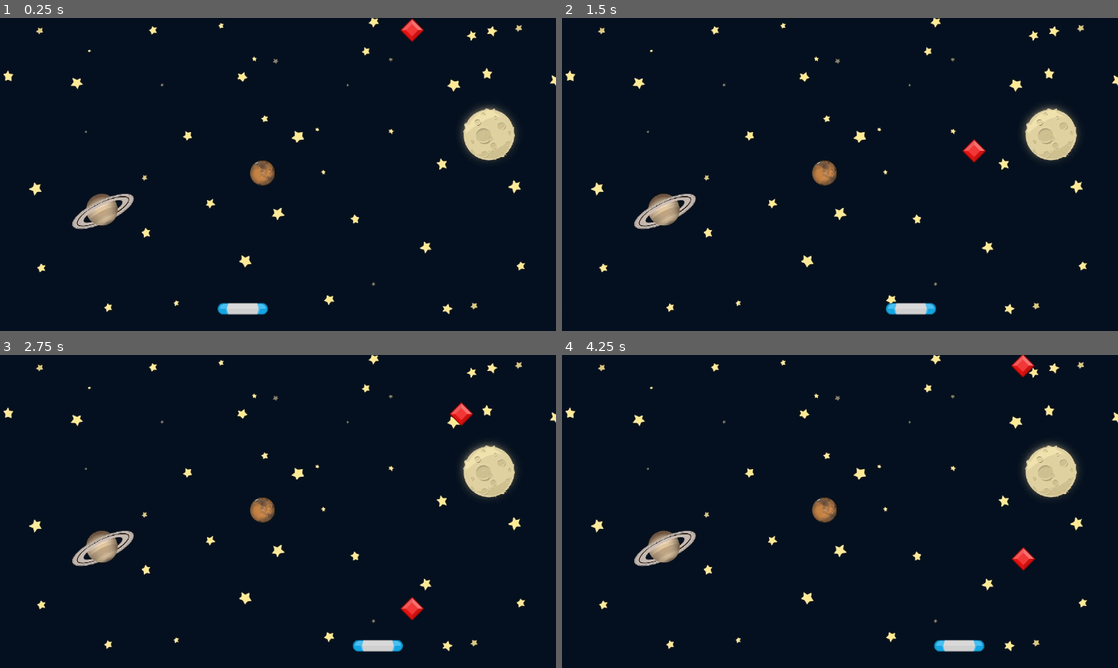
Above: before the commit, frames 1-4 (two rows, left to right).
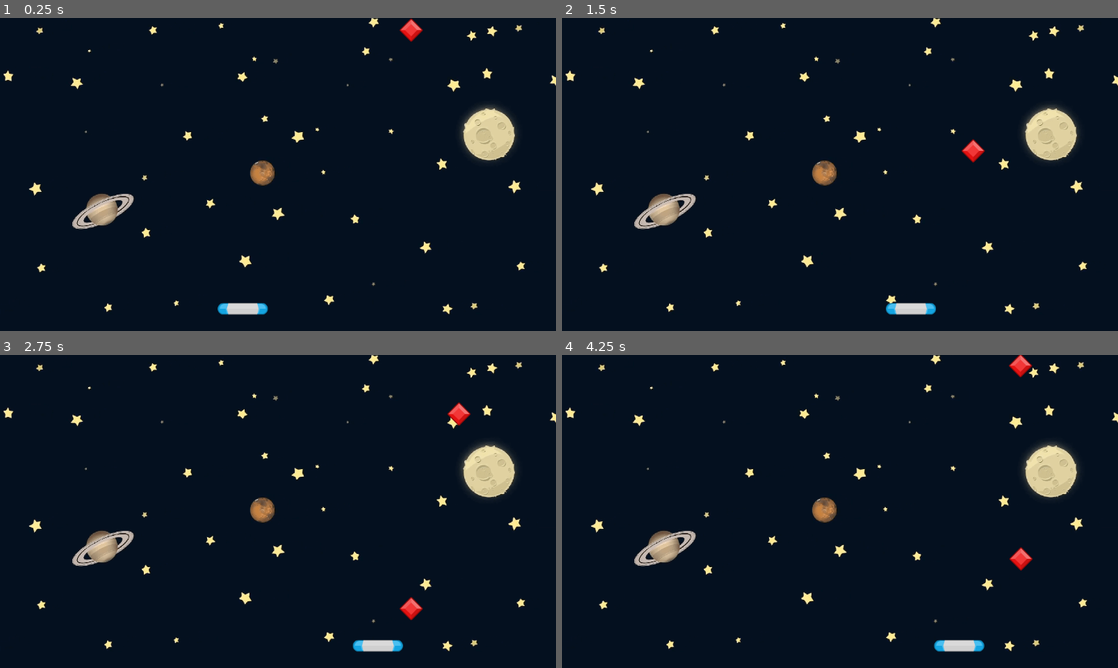
Above: after the commit, the same moments.

Repository: RamzesKh/gem_catcher
Game: Godot game, scene res://Scenes/Game/Game.tscn
Two runs of this game, one before a commit and one after it. Both use one fixed random seed, a clock stepped at 60 frames per second and the inputs below.
Inputs:
- Up to frame 1 (0.25 s): no input
- Up to frame 2 (1.5 s): hold Right (Right) 0.53-1.28 s; hold A (Left) from 1.28 s (still down)
- Up to frame 3 (2.75 s): release A (Left) at 2.03 s; hold Right (Right) from 2.03 s (still down)
- Up to frame 4 (4.25 s): release Right (Right) at 3.53 s; hold A (Left) from 3.53 s (still down)

The runs differ from the first frame. In frame 1, less than 0.1% of the frame differs, in the area x 71-77%, y 0-8%; in frame 2, less than 0.1%; in frame 3, 0.2%; in frame 4, 0.3%, in the area x 80-86%, y 0-69%.

Commit message:
Update Game.gd

Diff:
--- a/Scenes/Game/Game.gd
+++ b/Scenes/Game/Game.gd
@@ -1,17 +1,30 @@
 extends Node2D
 
-
+@onready var paddle: Area2D = $Paddle
+@onready var spawn_timer: Timer = $Timer
 
 const GEM = preload("res://Scenes/Gem/Gem.tscn")
+const MARGIN = 20
+
 
 func _ready() -> void:
 	spawn_gem()
 
+func stop_all() -> void:
+	spawn_timer.stop()
+
+	for child in get_children():
+		if child is Gem:
+			child.set_process(false)
+	paddle.set_process(false)
+
 
 func spawn_gem() -> void:
-	var new_gen = GEM.instantiate()
-	var x_pos: float = randf_range(0.0, get_viewport_rect().size.x-10)
+	var new_gen : Gem = GEM.instantiate()
+	var x_pos: float = randf_range(get_viewport_rect().position.x + MARGIN, get_viewport_rect().size.x-MARGIN)
+
 	new_gen.position = Vector2(x_pos, -50.0)
+	new_gen.gem_off_screen.connect(_on_gem_off_screen)
 	add_child(new_gen)
 
 
@@ -21,7 +34,7 @@
 
 
 func _on_gem_off_screen() -> void:
-	pass # Replace with function body.
+	stop_all()
 
 
 func _on_timer_timeout() -> void:
